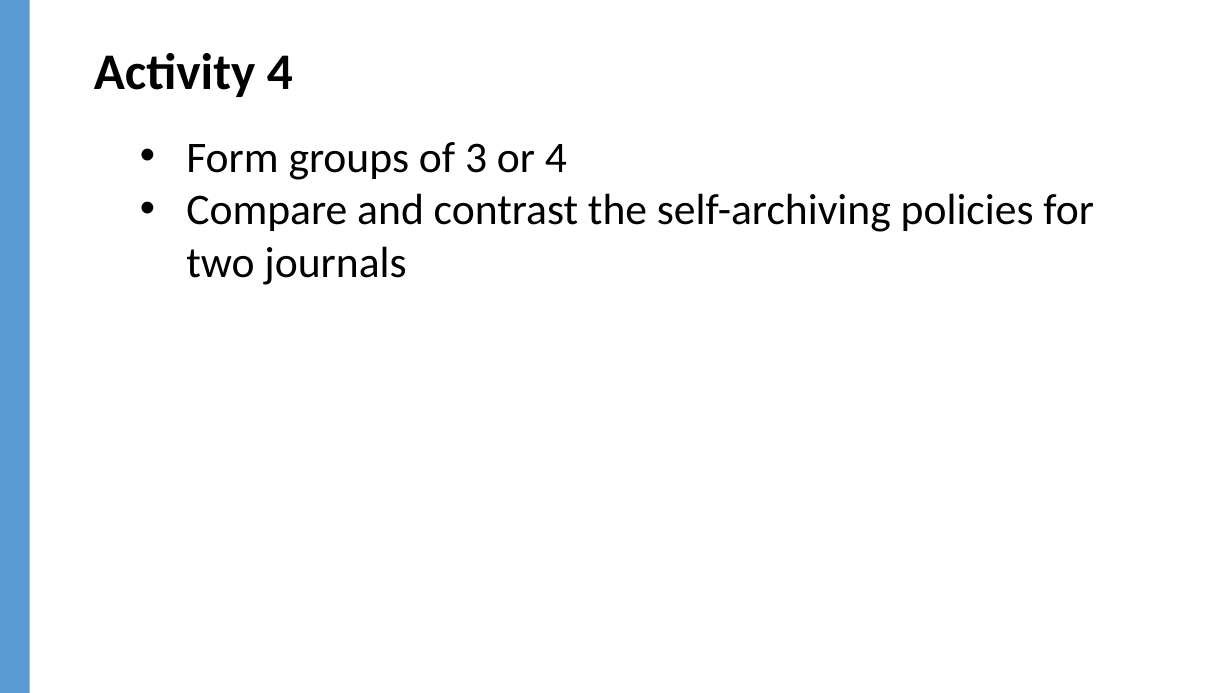
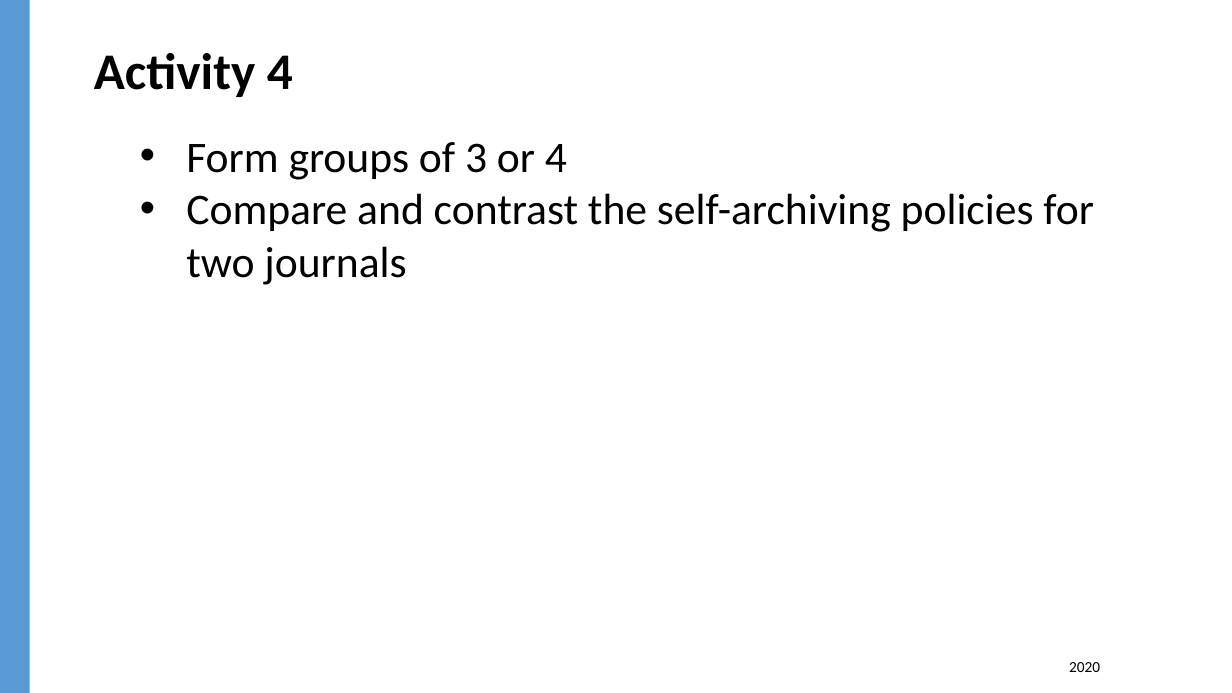
Before and after one commit to jylisadoney/jylisadoney.github.io, a slide deck: slide 23 of media/JylisaDoney_ACRL-ScholarlyCommunicationsCookbook_KeyIngredients.pptx. Drawn at 1232x693 pixels with LibreOffice and Linux fonts; fonts in the diff are those of the drawing; background and template pictures are left out. Boxes give left, top, right and bottom in pixels: in the first picture for what was removed or moved away, otherwise in the second. Text is boxed around its words. In the diff, an @@ line names an element or a change of style, - is before the commit and + after.

```diff
--- a/media/JylisaDoney_ACRL-ScholarlyCommunicationsCookbook_KeyIngredients.pptx
+++ b/media/JylisaDoney_ACRL-ScholarlyCommunicationsCookbook_KeyIngredients.pptx
@@ text added at box(1069, 662, 1100, 672), 12 pt, text #000000 @@
+2020
```
Also in this commit, not shown: 31 other slides changed, 1 other file.
